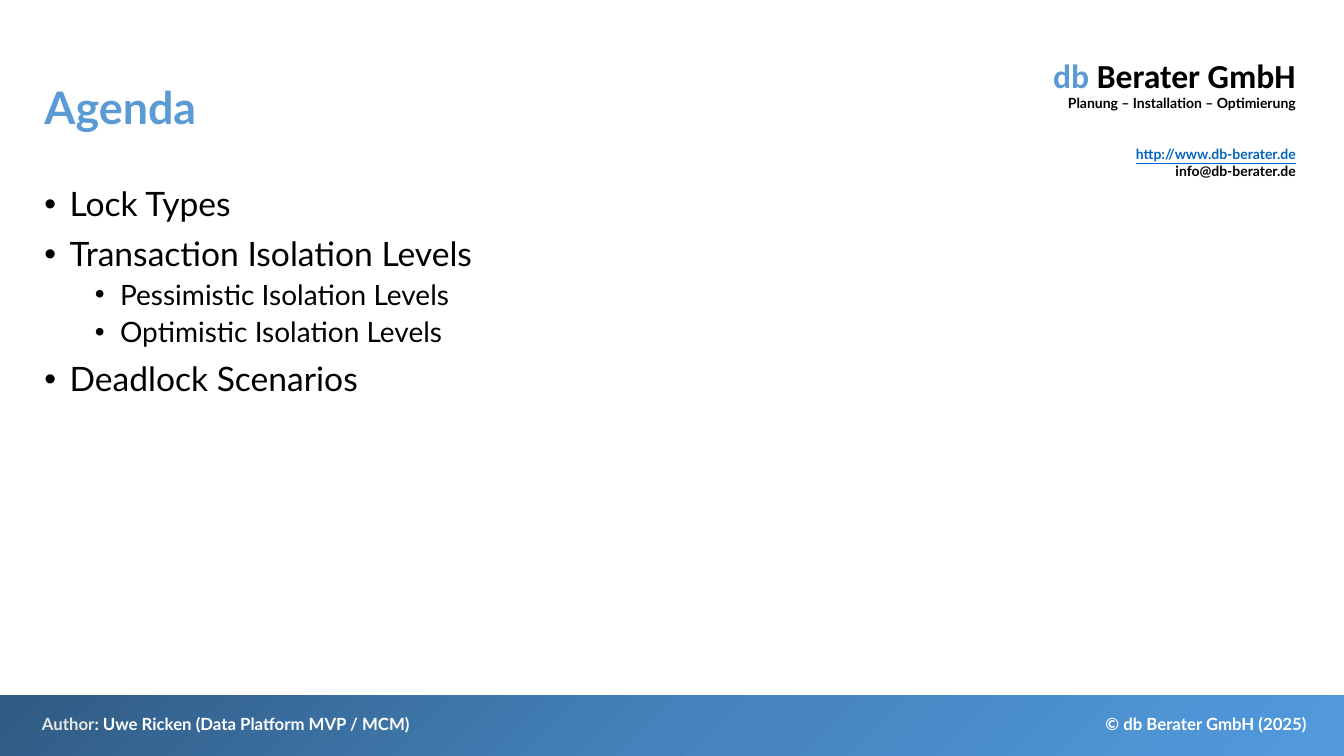
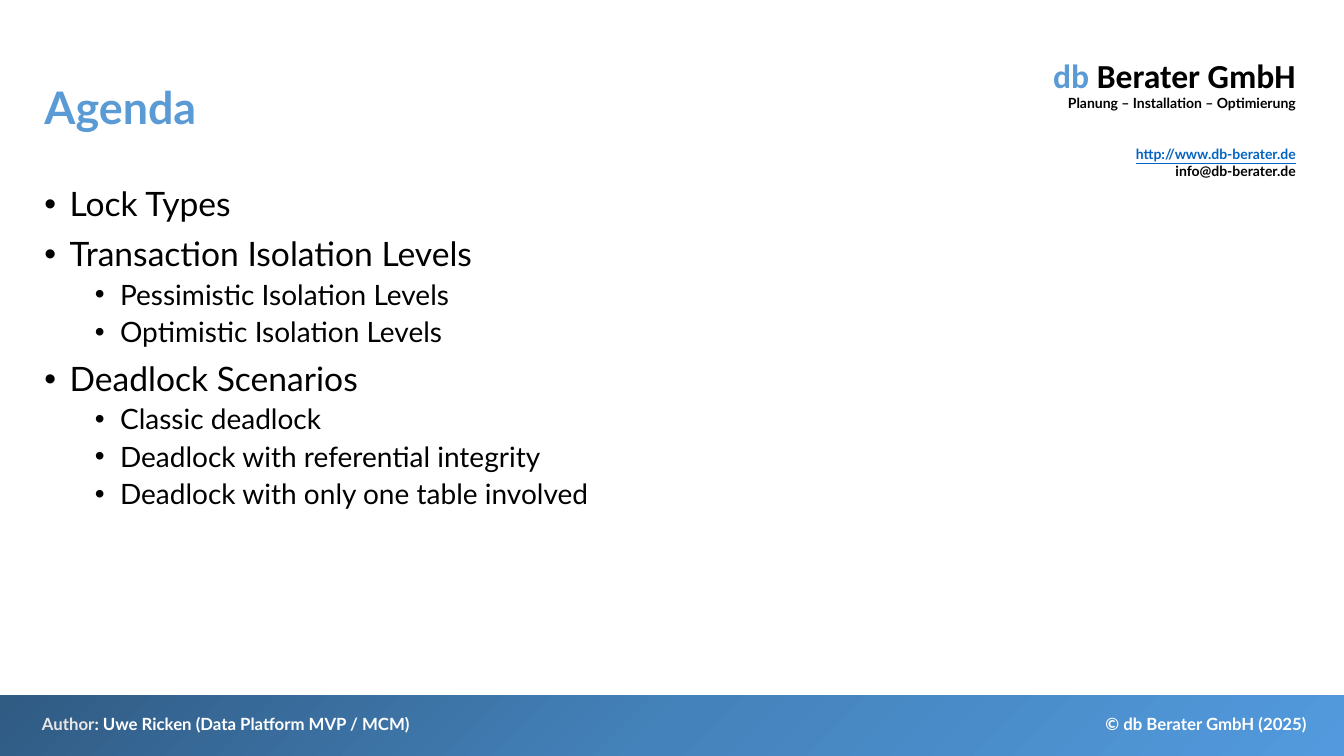
Before and after one commit to db-berater/solving-deadlock-scenarios, a slide deck: slide 5 of 01 - Documents and Preparation/Solving Deadlock Scenarios - EN.pptx (slide 4 before the commit). Drawn at 1344x756 pixels with LibreOffice and Linux fonts; fonts in the diff are those of the drawing. Boxes give left, top, right and bottom in pixels: in the first picture for what was removed or moved away, otherwise in the second. Text is boxed around its words. In the diff, an @@ line names an element or a change of style, - is before the commit and + after.

```diff
--- a/01 - Documents and Preparation/Solving Deadlock Scenarios - EN.pptx
+++ b/01 - Documents and Preparation/Solving Deadlock Scenarios - EN.pptx
@@ text at <box>120,408,588,509</box>: paragraphs added @@
+  • Classic deadlock
+  • Deadlock with referential integrity
+  • Deadlock with only one table involved
```
Also in this commit, not shown: 6 other slides changed, 4 slides added, 13 other files.
